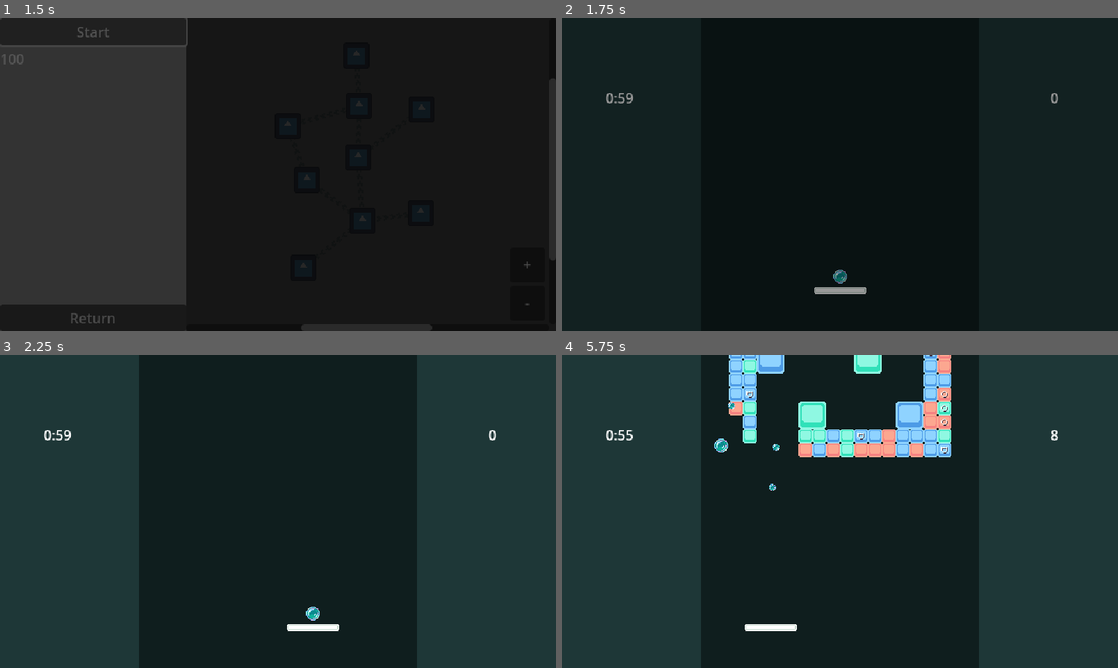
Above: before the commit, frames 1-4 (two rows, left to right).
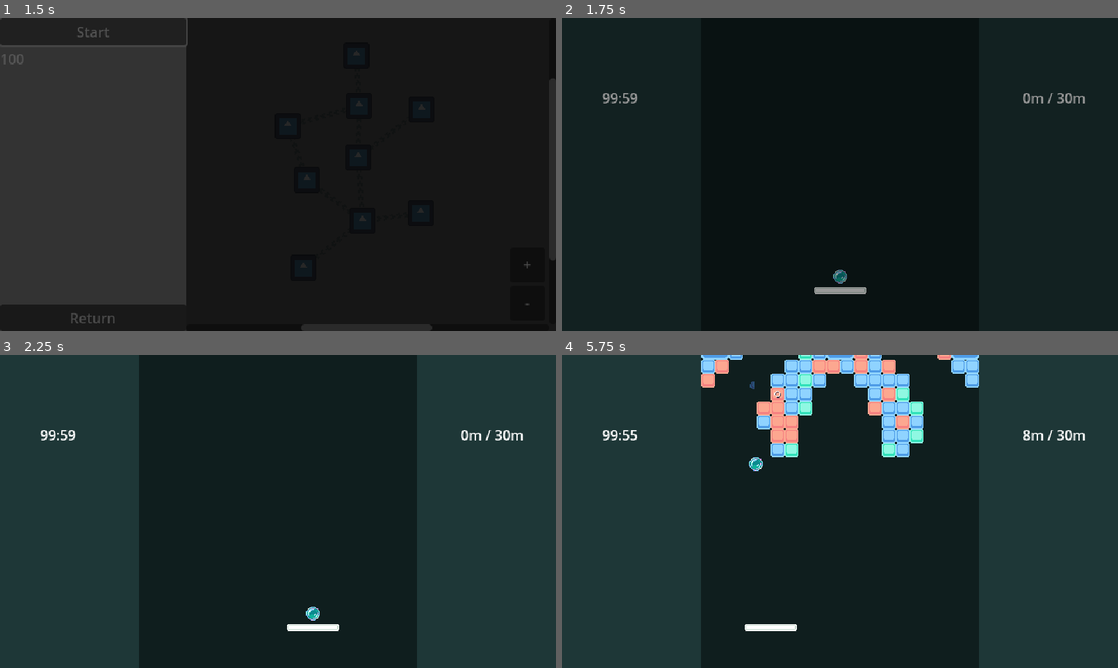
Above: after the commit, the same moments.

Repository: Christian-3-NA/incremental-breaker
Game: Godot game, scene res://Scenes/main_menu.tscn
The game is run twice, just before and just after one commit, with the same random seed, the same clock (stepped at 60 frames per second) and the same inputs. The engine's default icon, where the game draws it, is replaced by a stand-in: a white triangle on a blue panel in a dark square.
Inputs:
- Up to frame 1 (1.5 s): click "Start" at 0.5 s; click "Start" at 1.25 s
- Up to frame 2 (1.75 s): no input
- Up to frame 3 (2.25 s): hold D (move_right) from 2.03 s (still down); tap S (secondary_action) at 2.1 s
- Up to frame 4 (5.75 s): release D (move_right) at 2.78 s; hold A (move_left) 2.78-3.53 s; tap W (primary_action) at 2.85, 5.1 s; tap S (secondary_action) at 3.05, 3.6, 4.35, 5.3 s; hold D (move_right) 3.53-5.03 s; hold A (move_left) from 5.03 s (still down)

Frame 1 is identical in both runs. In frame 2, 0.3% of the frame differs, in the area x 7-95%, y 24-28%; in frame 3, 0.3%; in frame 4, 11%, in the area x 7-95%, y 0-44%.

Commit message:
cool particles for the whole family!

Diff:
--- /dev/null
+++ b/Particles/block_broken_particle.tscn
@@ -0,0 +1,95 @@
+[gd_scene load_steps=10 format=3 uid="uid://cf8d1ppqcgcfu"]
+
+[ext_resource type="Texture2D" uid="uid://bomucmsc6i3r3" path="res://Assets/particles/block_broken_particle.png" id="1_qceo8"]
+
+[sub_resource type="Curve" id="Curve_mmt5l"]
+_data = [Vector2(0, 1), 0.0, 0.0, 0, 0, Vector2(0.683824, 1), 0.0, 0.0, 0, 0, Vector2(1, 0), 0.382023, 0.0, 0, 0]
+point_count = 3
+
+[sub_resource type="CurveTexture" id="CurveTexture_fgdfb"]
+curve = SubResource("Curve_mmt5l")
+
+[sub_resource type="Gradient" id="Gradient_qceo8"]
+colors = PackedColorArray(0.733005, 0.733006, 0.733005, 1, 0.36283, 0.362829, 0.362829, 1)
+
+[sub_resource type="GradientTexture1D" id="GradientTexture1D_gji25"]
+gradient = SubResource("Gradient_qceo8")
+
+[sub_resource type="ParticleProcessMaterial" id="ParticleProcessMaterial_yqty0"]
+resource_local_to_scene = true
+lifetime_randomness = 0.5
+particle_flag_disable_z = true
+angle_min = -180.0
+angle_max = 180.0
+direction = Vector3(0, -1, 0)
+initial_velocity_max = 51.71
+gravity = Vector3(0, 50, 0)
+scale_min = 0.8
+scale_max = 1.2
+color_initial_ramp = SubResource("GradientTexture1D_gji25")
+alpha_curve = SubResource("CurveTexture_fgdfb")
+
+[sub_resource type="Animation" id="Animation_gji25"]
+length = 0.001
+tracks/0/type = "value"
+tracks/0/imported = false
+tracks/0/enabled = true
+tracks/0/path = NodePath(".:emitting")
+tracks/0/interp = 1
+tracks/0/loop_wrap = true
+tracks/0/keys = {
+"times": PackedFloat32Array(0),
+"transitions": PackedFloat32Array(1),
+"update": 1,
+"values": [true]
+}
+
+[sub_resource type="Animation" id="Animation_qceo8"]
+resource_name = "SelfFree"
+length = 2.0
+tracks/0/type = "value"
+tracks/0/imported = false
+tracks/0/enabled = true
+tracks/0/path = NodePath(".:emitting")
+tracks/0/interp = 1
+tracks/0/loop_wrap = true
+tracks/0/keys = {
+"times": PackedFloat32Array(0),
+"transitions": PackedFloat32Array(1),
+"update": 1,
+"values": [true]
+}
+tracks/1/type = "method"
+tracks/1/imported = false
+tracks/1/enabled = true
+tracks/1/path = NodePath(".")
+tracks/1/interp = 1
+tracks/1/loop_wrap = true
+tracks/1/keys = {
+"times": PackedFloat32Array(2),
+"transitions": PackedFloat32Array(1),
+"values": [{
+"args": [],
+"method": &"queue_free"
+}]
+}
+
+[sub_resource type="AnimationLibrary" id="AnimationLibrary_gji25"]
+_data = {
+&"RESET": SubResource("Animation_gji25"),
+&"SelfFree": SubResource("Animation_qceo8")
+}
+
+[node name="BlockBrokenParticle" type="GPUParticles2D"]
+amount = 2
+texture = ExtResource("1_qceo8")
+lifetime = 2.0
+one_shot = true
+explosiveness = 1.0
+process_material = SubResource("ParticleProcessMaterial_yqty0")
+
+[node name="SelfFree" type="AnimationPlayer" parent="."]
+libraries = {
+&"": SubResource("AnimationLibrary_gji25")
+}
+autoplay = "SelfFree"
--- /dev/null
+++ b/Particles/block_disentigrate_particle.tscn
@@ -0,0 +1,93 @@
+[gd_scene load_steps=10 format=3 uid="uid://dkvd7c4tnhygj"]
+
+[ext_resource type="Texture2D" uid="uid://b5qyxhucyok3y" path="res://Assets/particles/coin_grab_particle.png" id="1_y4jva"]
+
+[sub_resource type="Curve" id="Curve_y4jva"]
+_data = [Vector2(0, 1), 0.0, 0.0, 0, 0, Vector2(0.485294, 1), 0.0, 0.0, 0, 0, Vector2(1, 0), 0.0, 0.0, 0, 0]
+point_count = 3
+
+[sub_resource type="CurveTexture" id="CurveTexture_mvice"]
+curve = SubResource("Curve_y4jva")
+
+[sub_resource type="Gradient" id="Gradient_y4jva"]
+colors = PackedColorArray(0.552956, 0.552956, 0.552956, 1, 0.237539, 0.237539, 0.237539, 1)
+
+[sub_resource type="GradientTexture1D" id="GradientTexture1D_mvice"]
+gradient = SubResource("Gradient_y4jva")
+
+[sub_resource type="ParticleProcessMaterial" id="ParticleProcessMaterial_mvice"]
+resource_local_to_scene = true
+lifetime_randomness = 1.0
+particle_flag_disable_z = true
+emission_shape = 3
+emission_box_extents = Vector3(8, 8, 0)
+spread = 180.0
+initial_velocity_max = 10.0
+gravity = Vector3(0, 0, 0)
+damping_max = 10.0
+color_initial_ramp = SubResource("GradientTexture1D_mvice")
+alpha_curve = SubResource("CurveTexture_mvice")
+
+[sub_resource type="Animation" id="Animation_gji25"]
+length = 0.001
+tracks/0/type = "value"
+tracks/0/imported = false
+tracks/0/enabled = true
+tracks/0/path = NodePath(".:emitting")
+tracks/0/interp = 1
+tracks/0/loop_wrap = true
+tracks/0/keys = {
+"times": PackedFloat32Array(0),
+"transitions": PackedFloat32Array(1),
+"update": 1,
+"values": [true]
+}
+
+[sub_resource type="Animation" id="Animation_qceo8"]
+resource_name = "SelfFree"
+length = 2.0
+tracks/0/type = "value"
+tracks/0/imported = false
+tracks/0/enabled = true
+tracks/0/path = NodePath(".:emitting")
+tracks/0/interp = 1
+tracks/0/loop_wrap = true
+tracks/0/keys = {
+"times": PackedFloat32Array(0),
+"transitions": PackedFloat32Array(1),
+"update": 1,
+"values": [true]
+}
+tracks/1/type = "method"
+tracks/1/imported = false
+tracks/1/enabled = true
+tracks/1/path = NodePath(".")
+tracks/1/interp = 1
+tracks/1/loop_wrap = true
+tracks/1/keys = {
+"times": PackedFloat32Array(2),
+"transitions": PackedFloat32Array(1),
+"values": [{
+"args": [],
+"method": &"queue_free"
+}]
+}
+
+[sub_resource type="AnimationLibrary" id="AnimationLibrary_gji25"]
+_data = {
+&"RESET": SubResource("Animation_gji25"),
+&"SelfFree": SubResource("Animation_qceo8")
+}
+
+[node name="BlockDisentigrateParticle" type="GPUParticles2D"]
+texture = ExtResource("1_y4jva")
+lifetime = 1.5
+one_shot = true
+explosiveness = 1.0
+process_material = SubResource("ParticleProcessMaterial_mvice")
+
+[node name="SelfFree" type="AnimationPlayer" parent="."]
+libraries = {
+&"": SubResource("AnimationLibrary_gji25")
+}
+autoplay = "SelfFree"
--- /dev/null
+++ b/Particles/coin_grabbed_particle.tscn
@@ -0,0 +1,96 @@
+[gd_scene load_steps=10 format=3 uid="uid://bcleu6xcxxbhl"]
+
+[ext_resource type="Texture2D" uid="uid://b5qyxhucyok3y" path="res://Assets/particles/coin_grab_particle.png" id="1_kk1ve"]
+
+[sub_resource type="Curve" id="Curve_5h6de"]
+_limits = [0.0, 1.0, 0.0, 0.5]
+_data = [Vector2(0, 1), 0.0, 0.0, 0, 0, Vector2(1e-05, 1), 0.0, 0.0, 0, 0, Vector2(0.375, 1), 0.0, 0.0, 0, 0, Vector2(0.5, 0), 0.0, 0.0, 0, 0]
+point_count = 4
+
+[sub_resource type="CurveTexture" id="CurveTexture_kk1ve"]
+curve = SubResource("Curve_5h6de")
+
+[sub_resource type="Gradient" id="Gradient_36wug"]
+colors = PackedColorArray(1, 1, 1, 1, 0.917647, 0.678431, 0.929412, 1)
+
+[sub_resource type="GradientTexture1D" id="GradientTexture1D_03qqm"]
+gradient = SubResource("Gradient_36wug")
+
+[sub_resource type="ParticleProcessMaterial" id="ParticleProcessMaterial_5h6de"]
+resource_local_to_scene = true
+particle_flag_disable_z = true
+emission_shape = 1
+emission_sphere_radius = 4.0
+direction = Vector3(0, 1, 0)
+spread = 20.0
+initial_velocity_min = 60.0
+initial_velocity_max = 100.0
+damping_min = 70.0
+damping_max = 70.0
+color_initial_ramp = SubResource("GradientTexture1D_03qqm")
+alpha_curve = SubResource("CurveTexture_kk1ve")
+
+[sub_resource type="Animation" id="Animation_gji25"]
+length = 0.001
+tracks/0/type = "value"
+tracks/0/imported = false
+tracks/0/enabled = true
+tracks/0/path = NodePath(".:emitting")
+tracks/0/interp = 1
+tracks/0/loop_wrap = true
+tracks/0/keys = {
+"times": PackedFloat32Array(0),
+"transitions": PackedFloat32Array(1),
+"update": 1,
+"values": [true]
+}
+
+[sub_resource type="Animation" id="Animation_qceo8"]
+resource_name = "SelfFree"
+length = 2.0
+tracks/0/type = "value"
+tracks/0/imported = false
+tracks/0/enabled = true
+tracks/0/path = NodePath(".:emitting")
+tracks/0/interp = 1
+tracks/0/loop_wrap = true
+tracks/0/keys = {
+"times": PackedFloat32Array(0),
+"transitions": PackedFloat32Array(1),
+"update": 1,
+"values": [true]
+}
+tracks/1/type = "method"
+tracks/1/imported = false
+tracks/1/enabled = true
+tracks/1/path = NodePath(".")
+tracks/1/interp = 1
+tracks/1/loop_wrap = true
+tracks/1/keys = {
+"times": PackedFloat32Array(2),
+"transitions": PackedFloat32Array(1),
+"values": [{
+"args": [],
+"method": &"queue_free"
+}]
+}
+
+[sub_resource type="AnimationLibrary" id="AnimationLibrary_gji25"]
+_data = {
+&"RESET": SubResource("Animation_gji25"),
+&"SelfFree": SubResource("Animation_qceo8")
+}
+
+[node name="CoinGrabbedParticle" type="GPUParticles2D"]
+z_index = 4
+amount = 7
+texture = ExtResource("1_kk1ve")
+one_shot = true
+explosiveness = 1.0
+process_material = SubResource("ParticleProcessMaterial_5h6de")
+
+[node name="SelfFree" type="AnimationPlayer" parent="."]
+libraries = {
+&"": SubResource("AnimationLibrary_gji25")
+}
+autoplay = "SelfFree"
--- a/Scenes/ball.tscn
+++ b/Scenes/ball.tscn
@@ -13,12 +13,19 @@
 [sub_resource type="CurveTexture" id="CurveTexture_eq8nq"]
 curve = SubResource("Curve_qy2rq")
 
+[sub_resource type="Gradient" id="Gradient_ij5cq"]
+colors = PackedColorArray(0.775063, 0.775063, 0.775063, 1, 0.288518, 0.288518, 0.288518, 1)
+
+[sub_resource type="GradientTexture1D" id="GradientTexture1D_376qj"]
+gradient = SubResource("Gradient_ij5cq")
+
 [sub_resource type="ParticleProcessMaterial" id="ParticleProcessMaterial_4ce2a"]
 particle_flag_disable_z = true
 gravity = Vector3(0, 0, 0)
+color_ramp = SubResource("GradientTexture1D_376qj")
 alpha_curve = SubResource("CurveTexture_eq8nq")
 
-[node name="Ball" type="CharacterBody2D"]
+[node name="Ball" type="CharacterBody2D" groups=["balls"]]
 script = ExtResource("1_05lg2")
 metadata/_edit_group_ = true
 
--- a/Scenes/block.tscn
+++ b/Scenes/block.tscn
@@ -30,3 +30,5 @@
 [node name="CracksSprite" type="Sprite2D" parent="."]
 visible = false
 texture = ExtResource("3_ihyi0")
+
+[connection signal="body_exited" from="HeightCollider" to="." method="_on_height_collider_body_exited"]
--- a/Scenes/coin.tscn
+++ b/Scenes/coin.tscn
@@ -1,7 +1,7 @@
 [gd_scene load_steps=4 format=3 uid="uid://c8flvwlmoyhm7"]
 
 [ext_resource type="Script" uid="uid://n2sgg6ocstef" path="res://Scripts/coin.gd" id="1_5fbmc"]
-[ext_resource type="Texture2D" uid="uid://bwgq0wr4iwvua" path="res://Assets/ball.png" id="2_gayuk"]
+[ext_resource type="Texture2D" uid="uid://d2b2nv145ij7i" path="res://Assets/coin.png" id="2_jgi06"]
 
 [sub_resource type="CircleShape2D" id="CircleShape2D_7461m"]
 radius = 9.0
@@ -12,8 +12,7 @@
 script = ExtResource("1_5fbmc")
 
 [node name="CoinSprite" type="Sprite2D" parent="."]
-scale = Vector2(0.5, 0.5)
-texture = ExtResource("2_gayuk")
+texture = ExtResource("2_jgi06")
 
 [node name="CoinCollision" type="CollisionShape2D" parent="."]
 shape = SubResource("CircleShape2D_7461m")
--- a/Scenes/game_manager.tscn
+++ b/Scenes/game_manager.tscn
@@ -1,7 +1,8 @@
-[gd_scene load_steps=11 format=3 uid="uid://dq7qljelx3qne"]
+[gd_scene load_steps=12 format=3 uid="uid://dq7qljelx3qne"]
 
 [ext_resource type="Script" uid="uid://bbocmn23ten61" path="res://Scripts/game_manager.gd" id="1_opyn2"]
 [ext_resource type="PackedScene" uid="uid://bru8kicfx4ugg" path="res://Scenes/safety_net.tscn" id="2_e5fcp"]
+[ext_resource type="Script" uid="uid://oc2lsmms0euj" path="res://Scripts/particle_manager.gd" id="3_sq00h"]
 
 [sub_resource type="StyleBoxFlat" id="StyleBoxFlat_3pc81"]
 bg_color = Color(0.117647, 0.215686, 0.215686, 1)
@@ -13,13 +14,13 @@
 bg_color = Color(0.117647, 0.215686, 0.215686, 1)
 
 [sub_resource type="RectangleShape2D" id="RectangleShape2D_ky18e"]
-size = Vector2(20, 432)
+size = Vector2(20, 510)
 
 [sub_resource type="RectangleShape2D" id="RectangleShape2D_jus31"]
 size = Vector2(360, 20)
 
 [sub_resource type="RectangleShape2D" id="RectangleShape2D_tbx84"]
-size = Vector2(20, 432)
+size = Vector2(20, 510)
 
 [sub_resource type="RectangleShape2D" id="RectangleShape2D_jody0"]
 size = Vector2(360, 20)
@@ -76,15 +77,15 @@
 collision_mask = 3
 
 [node name="TopWall" type="CollisionShape2D" parent="Walls"]
-position = Vector2(330, 196)
+position = Vector2(330, 157)
 shape = SubResource("RectangleShape2D_ky18e")
 
 [node name="RightWall" type="CollisionShape2D" parent="Walls"]
-position = Vector2(160, -10)
+position = Vector2(160, -9)
 shape = SubResource("RectangleShape2D_jus31")
 
 [node name="LeftWall" type="CollisionShape2D" parent="Walls"]
-position = Vector2(-10, 196)
+position = Vector2(-10, 157)
 shape = SubResource("RectangleShape2D_tbx84")
 
 [node name="KillFloor" type="StaticBody2D" parent="."]
@@ -108,3 +109,6 @@
 process_mode = 4
 visible = false
 position = Vector2(160, 330)
+
+[node name="ParticleManager" type="Node2D" parent="."]
+script = ExtResource("3_sq00h")
--- a/Scripts/ball.gd
+++ b/Scripts/ball.gd
@@ -76,7 +76,7 @@
 							velocity = velocity.bounce(collision_info.get_normal())
 
 						if collision_target.has_method("hit"):
-							collision_target.hit()
+							collision_target.hit("ball")
 
 
 ''' ---------- CUSTOM FUNCTIONS ---------- '''
--- a/Scripts/block.gd
+++ b/Scripts/block.gd
@@ -9,6 +9,7 @@
 # Scenes
 var coin_scene = preload("res://Scenes/coin.tscn")
 var powerup_scene = preload("res://Scenes/powerup.tscn")
+var brick_sprite = preload("res://Assets/small_blocks.png")
 var rng = RandomNumberGenerator.new()
 
 # Variables
@@ -17,11 +18,11 @@
 
 ''' ---------- CUSTOM FUNCTIONS ---------- '''
 
-func hit():
+func hit(source):
 	health -= 1
 
 	if health <= 0:
-		brick_destroyed.emit(self)
+		brick_destroyed.emit(self, source)
 		if rng.randf() <= Global.coin_chance:
 			var new_coin = coin_scene.instantiate()
 			new_coin.position = position
@@ -40,3 +41,9 @@
 	new_powerup.powerup_type = powerup_type
 	child_powerup = new_powerup
 	add_child(new_powerup)
+
+
+func _on_height_collider_body_exited(body: Node2D) -> void:
+	if get_node("BlockCollision").disabled == true and body.is_in_group("balls"):
+		get_node("BlockSprite").texture = brick_sprite
+		get_node("BlockCollision").set_deferred("disabled", false)
--- a/Scripts/coin.gd
+++ b/Scripts/coin.gd
@@ -17,6 +17,7 @@
 # Called every frame. 'delta' is the elapsed time since the previous frame.
 func _physics_process(delta: float) -> void:
 	velocity.y += 300 * delta
+	rotation += 1 * (velocity.x/300)
 
 	var collision_info = move_and_collide(velocity * delta)
 
@@ -25,6 +26,7 @@
 		match collision_target.get_name():
 			"PlayerPaddle":
 				Global.coins += 1
+				collision_target.get_parent().get_node("ParticleManager").spawn_coin_grabbed_particle(position)
 				queue_free()
 
 			"KillFloor":
--- a/Scripts/game_manager.gd
+++ b/Scripts/game_manager.gd
@@ -6,6 +6,7 @@
 # Scenes
 var paddle_scene = preload("res://Scenes/player_paddle.tscn")
 var big_brick_sprite = preload("res://Assets/big_blocks.png")
+var ghost_brick_sprite = preload("res://Assets/ghost_blocks.png")
 var brick_scene = preload("res://Scenes/block.tscn")
 var all_bricks = []
 var ball_ref = []
@@ -58,7 +59,6 @@
 	paddle_ref = new_paddle
 
 	# Enable the safety net
-	current_nets = Global.starting_nets
 	if current_nets > 0:
 		$SafetyNet.process_mode = Node.PROCESS_MODE_INHERIT
 		$SafetyNet.enable_net()
@@ -69,6 +69,8 @@
 	if $BlockLowerTimer.is_stopped():
 		if height_check():
 			lower_bricks($BlockLowerTimer.wait_time)
+			if current_height >= Global.goal_height:
+				win_level()
 			$BlockLowerTimer.wait_time = max(0.01, $BlockLowerTimer.wait_time * 0.7)
 		else:
 			$BlockLowerTimer.wait_time = default_block_lower_timer
@@ -82,10 +84,9 @@
 	]
 
 	# Height Display
-	$RightPanel/HeightDisplay.text = str(current_height)
+	$RightPanel/HeightDisplay.text = str(current_height) + "m / " + str(Global.goal_height) + "m"
 
 	# Spawn nets with powerups
-	current_nets = Global.safety_nets
 	if current_nets > 0:
 		$SafetyNet.process_mode = Node.PROCESS_MODE_INHERIT
 		$SafetyNet.enable_net()
@@ -98,6 +99,10 @@
 	await Global.get_node("SceneTransitionPlayer").animation_finished
 	get_tree().change_scene_to_file("res://Scenes/shop_screen.tscn")
 
+
+func win_level():
+	Global.stars += 1
+	end_level()
 
 # Checks if there are any bricks on the lowest layer, if not then returns true
 func height_check():
@@ -133,9 +138,11 @@
 			0:
 				pass
 			1:
-				spawn_block(space[1][0], space[1][1] - pattern_height, 1)
+				spawn_block(space[1][0], space[1][1] - pattern_height)
 			2:
-				spawn_block(space[1][0], space[1][1] - pattern_height, 2)
+				spawn_big_block(space[1][0], space[1][1] - pattern_height)
+			3:
+				spawn_ghost_block(space[1][0], space[1][1] - pattern_height)
 
 
 func pattern_check():
@@ -147,19 +154,13 @@
 	return should_spawn_pattern
 
 
-func spawn_block(c, r, size):
+''' ---------- BLOCK FUNCTIONS ---------- '''
+
+func spawn_block(c, r):
 	var new_brick = brick_scene.instantiate()
 	all_bricks.append(new_brick)
 	new_brick.brick_destroyed.connect(on_brick_broken)
 
-	var space_for_big = false
-	if size == 2:
-		new_brick.health = 2
-		new_brick.scale *= 2
-		new_brick.get_node("BlockSprite").texture = big_brick_sprite
-		new_brick.get_node("BlockSprite").scale *= 0.5
-		new_brick.get_node("CracksSprite").scale *= 0.5
-
 	var next_powerup_spawn = powerup_spawn_names[rng.rand_weighted(powerup_spawn_weights)]
 	if next_powerup_spawn != "none":
 		new_brick.spawn_with_powerup(next_powerup_spawn)
@@ -169,9 +170,44 @@
 	add_child(new_brick)
 
 
+func spawn_big_block(c, r):
+	var new_brick = brick_scene.instantiate()
+	all_bricks.append(new_brick)
+	new_brick.brick_destroyed.connect(on_brick_broken)
+
+	new_brick.health = 2
+	new_brick.scale *= 2
+	new_brick.get_node("BlockSprite").texture = big_brick_sprite
+	new_brick.get_node("BlockSprite").scale *= 0.5
+	new_brick.get_node("CracksSprite").scale *= 0.5
+
+	new_brick.get_node("BlockSprite").frame = rng.randi_range(0, 3)
+	new_brick.position = Vector2(margin + (16 * c) + (8 * (new_brick.scale.x - 1)), margin + (16 * r) - (8 * (new_brick.scale.y - 1)))
+	add_child(new_brick)
+
+
+func spawn_ghost_block(c, r):
+	var new_brick = brick_scene.instantiate()
+	all_bricks.append(new_brick)
+	new_brick.brick_destroyed.connect(on_brick_broken)
+
+	new_brick.get_node("BlockSprite").texture = ghost_brick_sprite
+	new_brick.get_node("BlockCollision").set_deferred("disabled", true)
+
+	new_brick.get_node("BlockSprite").frame = rng.randi_range(0, 3)
+	new_brick.position = Vector2(margin + (16 * c) + (8 * (new_brick.scale.x - 1)), margin + (16 * r) - (8 * (new_brick.scale.y - 1)))
+	add_child(new_brick)
+
+
 ''' ---------- SIGNAL FUNCTIONS ---------- '''
 
-func on_brick_broken(brick):
+func on_brick_broken(brick, source):
+	match source:
+		"ball":
+			$ParticleManager.spawn_block_broken_particle(brick.position, brick.get_node("BlockSprite").frame, brick.scale)
+		"laser":
+			$ParticleManager.spawn_block_disentigrate_particle(brick.position, brick.scale)
+
 	all_bricks.erase(brick)
 
 
--- a/Scripts/global.gd
+++ b/Scripts/global.gd
@@ -1,21 +1,22 @@
 extends Node
 
 var coins = 100
+var stars = 0
 
 # Upgrades. All values must be float
 var coin_chance = 0.25 # %chance of out 1.0
 var paddle_size = 60.0 # by pixels
 var ball_speed = 200.0
 var ball_count = 1.0 # how many balls
-var max_game_time = 60.0
-var safety_nets = 0.0
+var max_game_time = 6000.0
+#var safety_nets = 0.0
 var starting_nets = 0.0
 
 # Powerup spawn chances and names
 var spawn_extra_ball_name = "EXTRA_BALL"
-var spawn_extra_ball_chance = 0.1
+var spawn_extra_ball_chance = 0.015
 var spawn_safety_net_name = "SAFETY_NET"
-var spawn_safety_net_chance = 0.1
+var spawn_safety_net_chance = 0.015
 var all_powerup_names = [spawn_extra_ball_name, spawn_safety_net_name]
 var all_powerup_spawn_weights = [spawn_extra_ball_chance, spawn_safety_net_chance]
 var total_powerup_spawn_chance = spawn_extra_ball_chance + spawn_safety_net_chance
@@ -34,13 +35,17 @@
 	load("res://Assets/block_patterns/pattern2.png"),
 	load("res://Assets/block_patterns/pattern3.png"),
 	load("res://Assets/block_patterns/pattern4.png"),
-	load("res://Assets/block_patterns/pattern5.png")
+	load("res://Assets/block_patterns/pattern5.png"),
+	load("res://Assets/block_patterns/pattern6.png")
 ]
+
+var goal_height = 30
 
 # Color Constants
 var C_WHITE = Color(1, 1, 1, 1)
 var C_BLACK = Color(0, 0, 0, 1)
 var C_GREY = Color8(127, 127, 127, 255)
+var C_CYAN = Color8(0, 127, 127, 255)
 
 
 ''' ---------- DEFAULT FUNCTIONS ---------- '''
@@ -66,6 +71,8 @@
 					pattern_data.append([1, [x, y]]) # BASIC BLOCK
 				C_GREY:
 					pattern_data.append([2, [x, y]]) # LARGE BLOCK
+				C_CYAN:
+					pattern_data.append([3, [x, y]]) # GHOST BLOCK
 
 	pattern_dict[index] = pattern_data
 
--- a/Scripts/laser.gd
+++ b/Scripts/laser.gd
@@ -40,7 +40,7 @@
 		var result = space_state.intersect_ray(query)
 		if result:
 			if result.collider.has_method("hit"):
-				result.collider.hit()
+				result.collider.hit("laser")
 			if result.collider.has_method("shatter"):
 				result.collider.shatter()
 
--- /dev/null
+++ b/Scripts/particle_manager.gd
@@ -0,0 +1,41 @@
+extends Node2D
+
+
+# Scenes
+var block_broken_particle = preload("res://Particles/block_broken_particle.tscn")
+var coin_grabbed_particle = preload("res://Particles/coin_grabbed_particle.tscn")
+var block_disentigrate_particle = preload("res://Particles/block_disentigrate_particle.tscn")
+
+var blue_texture = preload("res://Assets/particles/block_broken_particle_blue.png")
+var red_texture  = preload("res://Assets/particles/block_broken_particle_red.png")
+var green_texture = preload("res://Assets/particles/block_broken_particle_green.png")
+
+
+func spawn_block_broken_particle(spawn_position, frame, new_scale):
+	var new_particle = block_broken_particle.instantiate()
+	new_particle.position = spawn_position
+	new_particle.amount = randi_range(1, 3)
+	new_particle.process_material.scale = new_scale
+	match frame:
+		0:
+			new_particle.texture = blue_texture
+		1:
+			new_particle.texture = red_texture
+		2:
+			new_particle.texture = green_texture
+	add_child(new_particle)
+
+
+func spawn_block_disentigrate_particle(spawn_position, new_scale):
+	var new_particle = block_disentigrate_particle.instantiate()
+	if new_scale.x == 2:
+		new_particle.process_material.emission_box_extents *= 2
+		new_particle.amount *= 2
+	new_particle.position = spawn_position
+	add_child(new_particle)
+
+
+func spawn_coin_grabbed_particle(spawn_position):
+	var new_particle = coin_grabbed_particle.instantiate()
+	new_particle.position = spawn_position
+	add_child(new_particle)
--- a/Scripts/powerup.gd
+++ b/Scripts/powerup.gd
@@ -7,6 +7,7 @@
 var ball_scene = preload("res://Scenes/ball.tscn")
 var ball_powerup_sprite = preload("res://Assets/power_up_icons/extra_ball_power.png")
 var safety_net_powerup_sprite = preload("res://Assets/power_up_icons/safety_net_power.png")
+@onready var game_manager_ref = get_parent().get_parent()
 
 # States
 var powerup_type = ""
@@ -21,7 +22,7 @@
 			$PowerupSprite.texture = ball_powerup_sprite
 
 		"SAFETY_NET":
-			$PowerupSprite.texture =safety_net_powerup_sprite
+			$PowerupSprite.texture = safety_net_powerup_sprite
 
 
 
@@ -40,4 +41,4 @@
 			new_ball.ball_destroyed.connect(get_parent().get_parent().on_ball_destroyed)
 
 		"SAFETY_NET":
-			Global.safety_nets += 1
+			get_parent().get_parent().current_nets += 1
--- a/Scripts/safety_net.gd
+++ b/Scripts/safety_net.gd
@@ -8,7 +8,7 @@
 	hide()
 	process_mode = Node.PROCESS_MODE_DISABLED
 
-func hit():
-	Global.safety_nets -= 1
-	if Global.safety_nets <= 0:
+func hit(source):
+	get_parent().current_nets -= 1
+	if get_parent().current_nets <= 0:
 		disable_net()
--- a/project.godot
+++ b/project.godot
@@ -32,6 +32,7 @@
 
 blocks=""
 block_areas=""
+balls=""
 
 [gui]
 
Binary file added: Assets/block_patterns/pattern6.png
Not shown, added: Assets/block_patterns/pattern6.png.import
Binary file added: Assets/coin.png
Not shown, added: Assets/coin.png.import
Binary file added: Assets/ghost_blocks.png
Not shown, added: Assets/ghost_blocks.png.import
Binary file added: Assets/particles/block_broken_particle.png
Not shown, added: Assets/particles/block_broken_particle.png.import
Binary file added: Assets/particles/block_broken_particle_blue.png
Not shown, added: Assets/particles/block_broken_particle_blue.png.import
Binary file added: Assets/particles/block_broken_particle_green.png
Not shown, added: Assets/particles/block_broken_particle_green.png.import
(and 6 more such lines)
